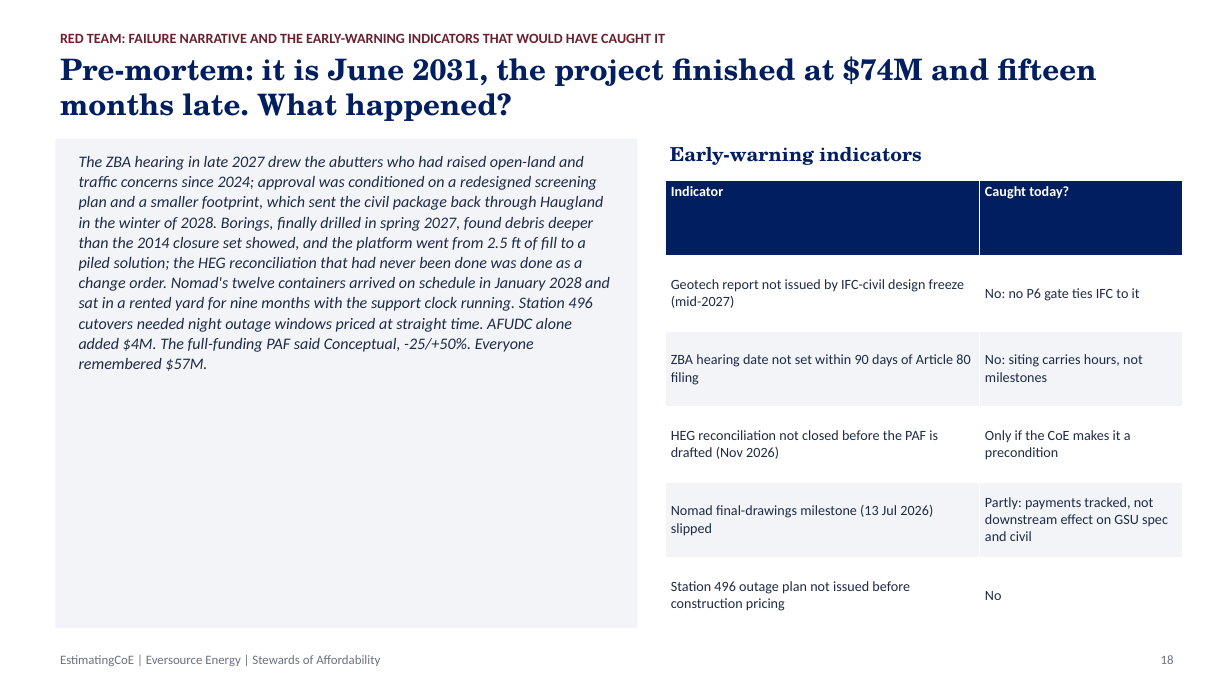
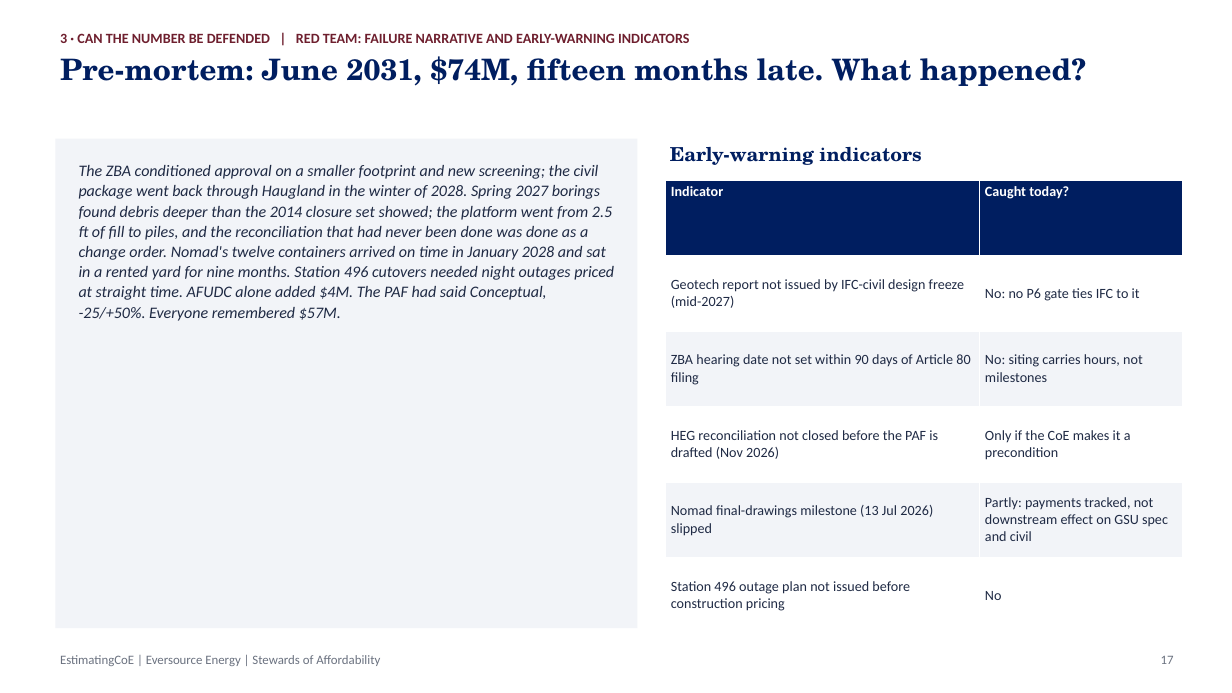
Before and after one commit to gbassaragh/BESS, a slide deck: slide 17 of Hyde Park BESS/6) Cost Analysis Deliverables/Hyde Park BESS - Cost Analysis Deck.pptx (slide 18 before the commit). Drawn at 1232x693 pixels with LibreOffice and Linux fonts; fonts in the diff are those of the drawing. Boxes give left, top, right and bottom in pixels: in the first picture for what was removed or moved away, otherwise in the second. Text is boxed around its words. In the diff, an @@ line names an element or a change of style, - is before the commit and + after.

```diff
--- a/Hyde Park BESS/6) Cost Analysis Deliverables/Hyde Park BESS - Cost Analysis Deck.pptx
+++ b/Hyde Park BESS/6) Cost Analysis Deliverables/Hyde Park BESS - Cost Analysis Deck.pptx
@@ text at (60, 56, 1086, 86): text changed @@
-Pre-mortem: it is June 2031, the project finished at $74M and fifteen months late. What happened?
+Pre-mortem: June 2031, $74M, fifteen months late. What happened?
@@ text at (60, 33, 689, 43): text changed @@
-RED TEAM: FAILURE NARRATIVE AND THE EARLY-WARNING INDICATORS THAT WOULD HAVE CAUGHT IT
+3 · CAN THE NUMBER BE DEFENDED | RED TEAM: FAILURE NARRATIVE AND EARLY-WARNING INDICATORS
@@ text at (79, 165, 614, 321): text changed @@
-The ZBA hearing in late 2027 drew the abutters who had raised open-land and traffic concerns since 2024; approval was conditioned on a redesigned screening plan and a smaller footprint, which sent the civil package back through Haugland in the winter of 2028. Borings, finally drilled in spring 2027, found debris deeper than the 2014 closure set showed, and the platform went from 2.5 ft of fill to a piled solution; the HEG reconciliation that had never been done was done as a change order. Nomad's twelve containers arrived on schedule in January 2028 and sat in a rented yard for nine months with the support clock running. Station 496 cutovers needed night outage windows priced at straight time. AFUDC alone added $4M. The full-funding PAF said Conceptual, -25/+50%. Everyone remembered $57M.
+The ZBA conditioned approval on a smaller footprint and new screening; the civil package went back through Haugland in the winter of 2028. Spring 2027 borings found debris deeper than the 2014 closure set showed; the platform went from 2.5 ft of fill to piles, and the reconciliation that had never been done was done as a change order. Nomad's twelve containers arrived on time in January 2028 and sat in a rented yard for nine months. Station 496 cutovers needed night outages priced at straight time. AFUDC alone added $4M. The PAF had said Conceptual, -25/+50%. Everyone remembered $57M.
@@ text at (1161, 656, 1174, 664): text changed @@
-18
+17
```
Also in this commit, not shown: 20 other slides changed, 4 other files.
